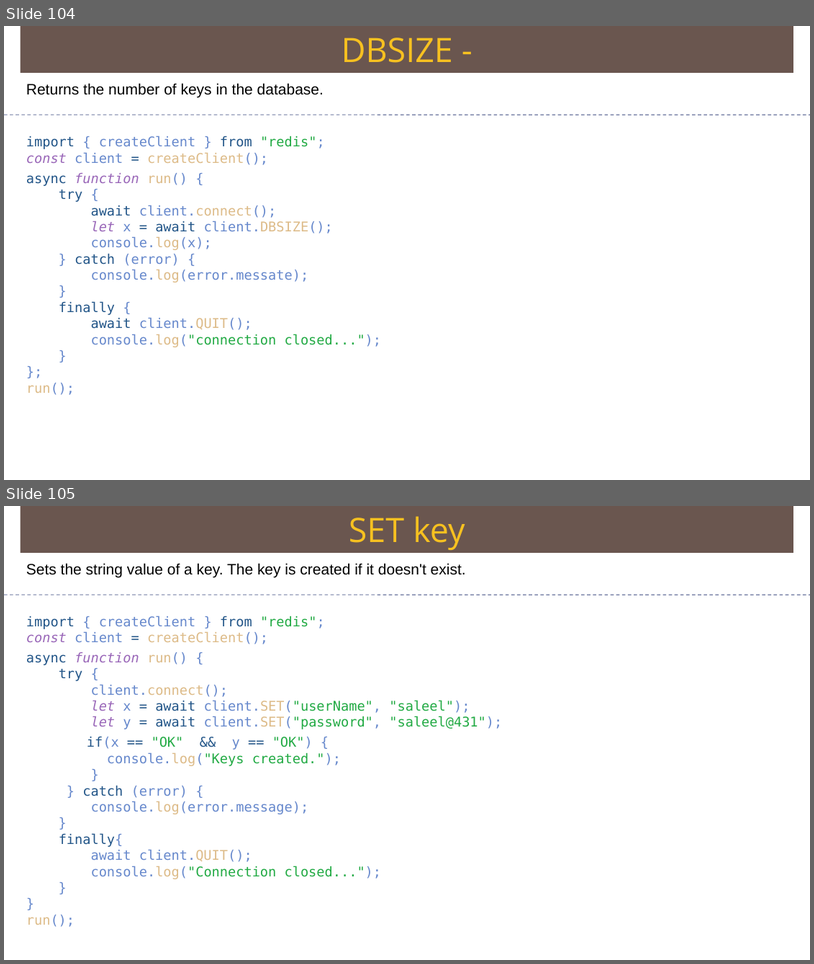
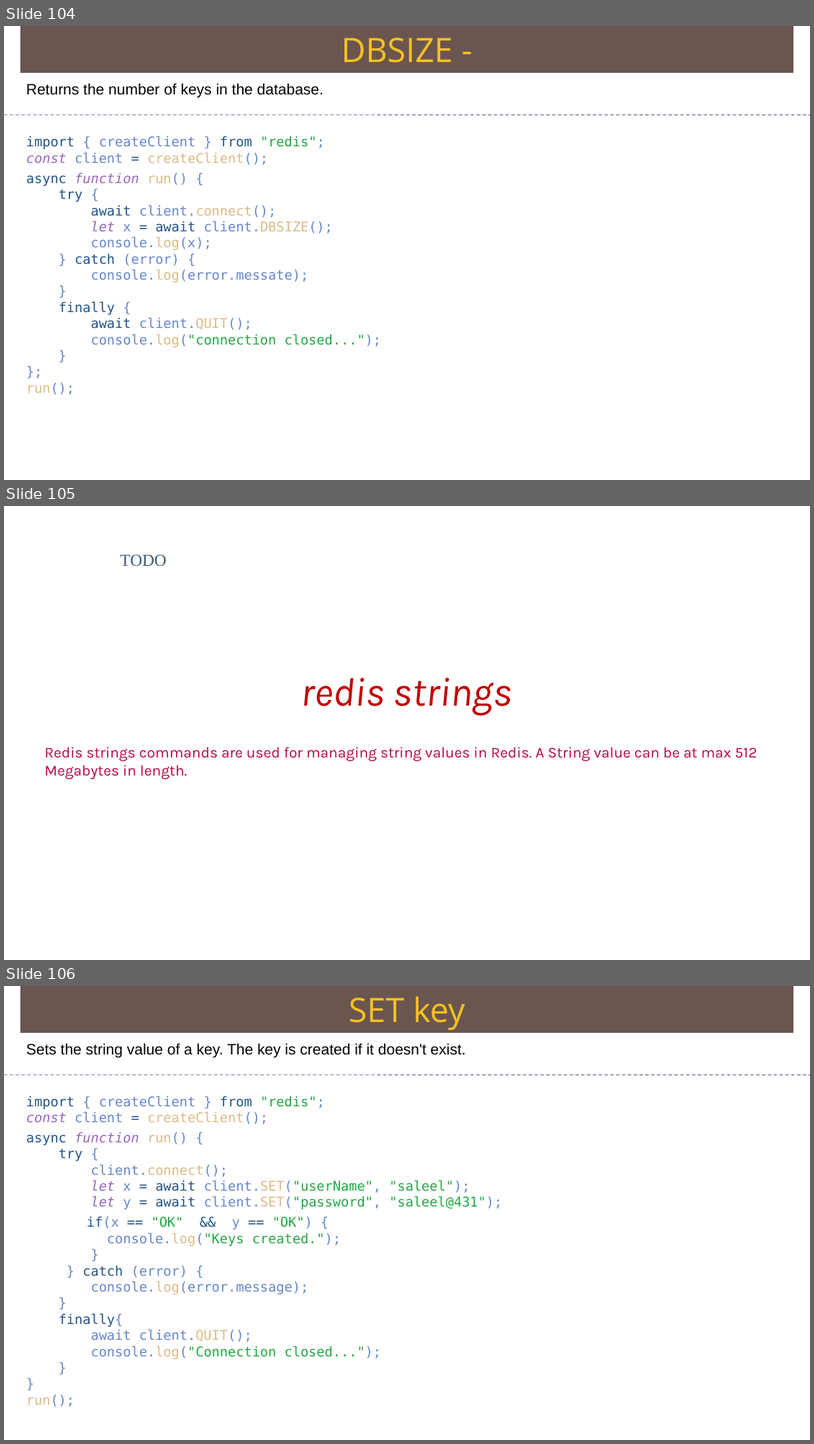
Before and after one commit to Saleel-Bagde/PPT-s, a slide deck: redis Ver2.pptx. Shown one above the other, each under a label of ours: slides 104 and 105 before the commit, slides 104, 105 and 106 after it. The pictures are 814x964 and 814x1444 pixels, drawn with LibreOffice and Linux fonts; fonts in the diff are those of the drawing. Boxes give left, top, right and bottom in pixels: in the first picture for what was removed or moved away, otherwise in the second. Text is boxed around its words. In the diff, an @@ line names an element or a change of style, - is before the commit and + after.

```diff
--- a/redis Ver2.pptx
+++ b/redis Ver2.pptx
@@ slide 105 added at (4, 506, 810, 960), background #FFFFFF @@
@@ text added at (120, 554, 166, 566), 20 pt, text #3E5D78 @@
+TODO
@@ text added at (301, 677, 512, 715), 48 pt, text #C00000, italic @@
+redis strings
@@ text added at (44, 746, 758, 779), 18 pt, text #BB0643 @@
+Redis strings commands are used for managing string values in Redis. A String value can be at max 512 Megabytes in length.
@@ what was slide 105 is now slide 106 @@
```
Also in this commit, not shown: 1 slide changed, 2 other slides added.
